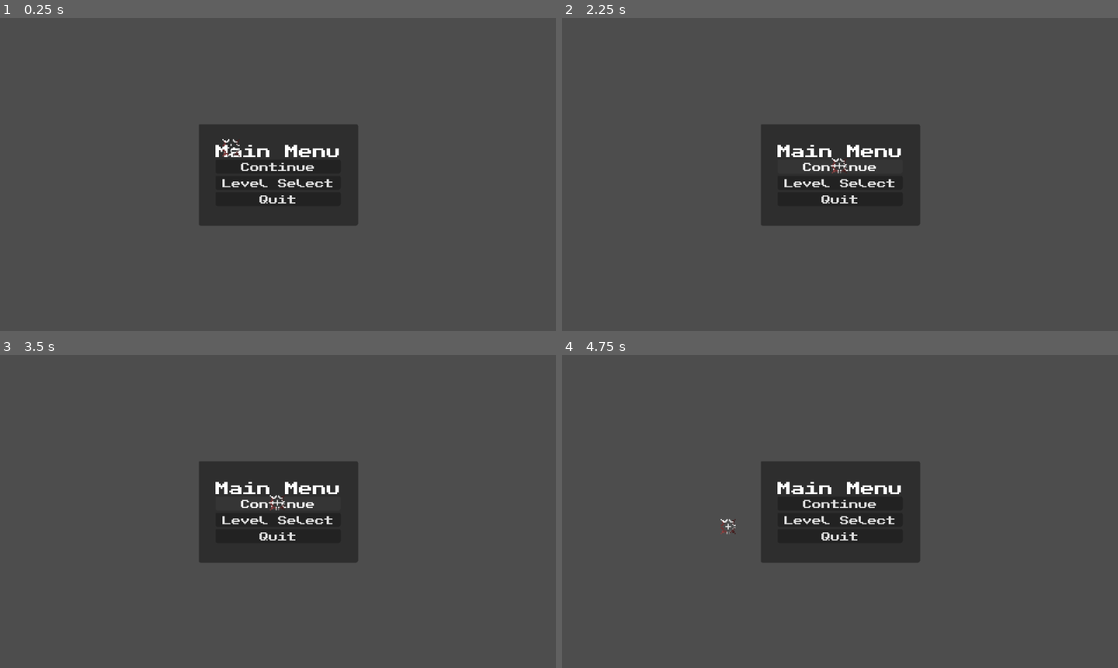
Above: before the commit, frames 1-4 (two rows, left to right).
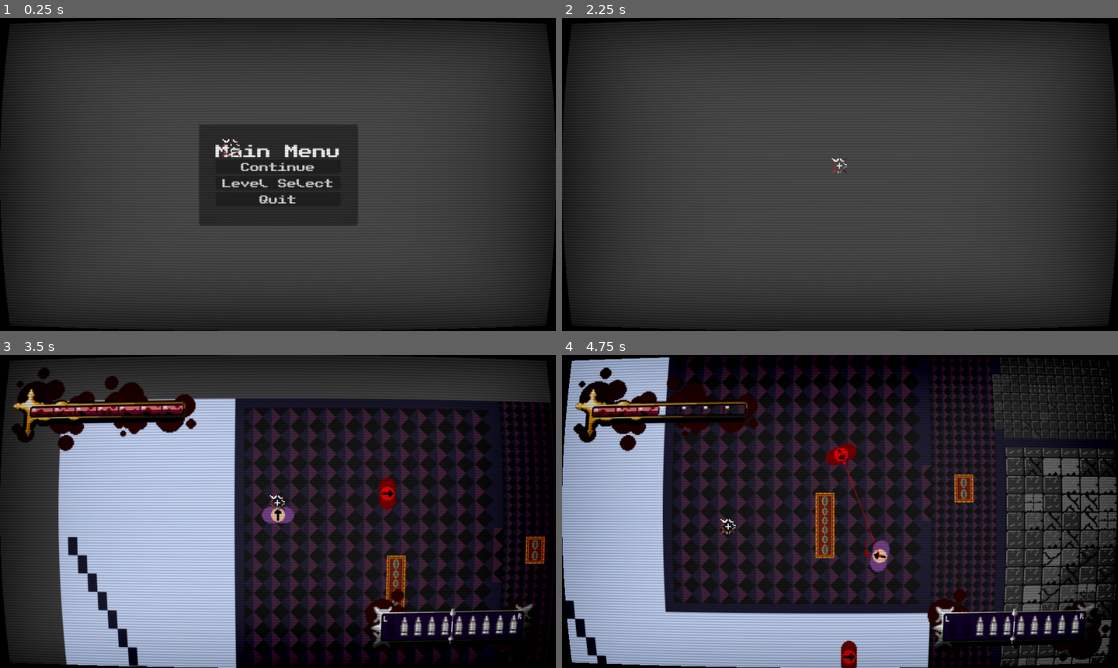
Above: after the commit, the same moments.

Repository: callumrann/gmtk-jam
Game: Godot game, scene res://scenes/main.tscn
The game is run twice, just before and just after one commit, with the same random seed, the same clock (stepped at 60 frames per second) and the same inputs. Sound files missing from this copy of the repository are replaced by a short silence.
Inputs (mouse positions are in pixels of both pictures, inside the frame that each line leads up to):
- Up to frame 1 (0.25 s): no input
- Up to frame 2 (2.25 s): click "Level Select" at 0.5 s; click "Main Menu" at 1.25 s; click "Continue" at 2 s
- Up to frame 3 (3.5 s): click (278, 502) at 2.75 s, where only the run before the commit has a clickable "Continue"
- Up to frame 4 (4.75 s): move the mouse to (962, 495) at 3.52 s; hold D (move_right) 3.53-4.28 s; tap E (interact) at 3.6 s; move the mouse to (728, 527) at 4.27 s; hold S (move_down) from 4.28 s (still down); click (728, 527) at 4.35 s

The runs differ from the first frame. In frame 1, 41% of the frame differs, in the area x 0-100%, y 0-100%; in frame 2, 46%; in frame 3, 93%; in frame 4, 90%.

Commit message:
feat: combine transition into music and sfx players, add bgm fade out option to sfx player

Diff:
--- a/scenes/main.tscn
+++ b/scenes/main.tscn
@@ -57,7 +57,6 @@
 frame_progress = 0.9350693
 
 [node name="CRT" type="CanvasLayer" parent="." unique_id=1584056119]
-visible = false
 
 [node name="MeshInstance2D" type="MeshInstance2D" parent="CRT" unique_id=1115838957]
 material = SubResource("ShaderMaterial_0wfyh")
--- a/scripts/autoloads/audio_manager.gd
+++ b/scripts/autoloads/audio_manager.gd
@@ -5,26 +5,28 @@
 var current_music := ""
 
 const SFX := {
-	"click": preload("res://assets/audio/click.wav"),
-	"damage": preload("res://assets/audio/damage.wav"),
-	"level_win": preload("res://assets/audio/level_win.wav"),
-	"menu_move": preload("res://assets/audio/menu_move.wav"),
-	"menu_select": preload("res://assets/audio/menu_select.wav"),
-	"pause_in": preload("res://assets/audio/pause_in.wav"),
-	"pause_out": preload("res://assets/audio/pause_out.wav"),
+	"click": preload("res://assets/audio/sfx/click.wav"),
+	"damage": preload("res://assets/audio/sfx/damage.wav"),
+	"level_win": preload("res://assets/audio/sfx/level_win.wav"),
+	"menu_move": preload("res://assets/audio/sfx/menu_move.wav"),
+	"menu_select": preload("res://assets/audio/sfx/menu_select.wav"),
+	"pause_in": preload("res://assets/audio/sfx/pause_in.wav"),
+	"pause_out": preload("res://assets/audio/sfx/pause_out.wav"),
+	"transition": preload("res://assets/audio/music/stage_1_music_intro.wav"),
 }
 
 const MUSIC := {
-	"menu_intro": preload("res://assets/audio/menu_music_intro.wav"),
-	"menu_loop": preload("res://assets/audio/menu_music_loop.wav"),
-	"stage_1_intro": preload("res://assets/audio/stage_1_music_intro.wav"),
-	"stage_1_loop": preload("res://assets/audio/stage_1_music_loop.wav"),
+	"menu_intro": preload("res://assets/audio/music/menu_music_intro.wav"),
+	"menu_loop": preload("res://assets/audio/music/menu_music_loop.wav"),
+	"stage_1_intro": preload("res://assets/audio/music/stage_1_music_intro.wav"),
+	"stage_1_loop": preload("res://assets/audio/music/stage_1_music_loop.wav"),
 }
 
 func _ready() -> void:
 	add_child(bgm_player)
 
 	bgm_player.bus = "Music"
+	bgm_player.process_mode = Node.PROCESS_MODE_ALWAYS
 
 	bgm_player.finished.connect(_on_music_finished)
 	play_music("menu_intro", -5)
@@ -46,7 +48,7 @@
 	pass
 	play_sfx("menu_move", -15)
 
-func play_music(track_name: String, volume: float = 0.0) -> void:
+func play_music(track_name: String, volume: float = 0.0, transition: bool = false) -> void:
 	if not MUSIC.has(track_name):
 		push_warning("Unknown music track: " + track_name)
 		return
@@ -60,35 +62,10 @@
 	bgm_player.volume_db = volume
 	bgm_player.play()
 
-func play_transition(track_name: String, volume: float = 0.0) -> void: # menu --> stage 1 transition player to play OVER bgm
-	if not MUSIC.has(track_name):
-		push_warning("Unknown music track: " + track_name)
-		return
+	if transition:
+		await bgm_player.finished
 
-	var trans_player := AudioStreamPlayer.new()
-	add_child(trans_player)
-	trans_player.stream = MUSIC[track_name]
-	trans_player.volume_db = volume
-	trans_player.bus = "Music"
-	trans_player.play()
-
-	trans_player.finished.connect(func():
-		play_music("stage_1_loop", -5)
-		trans_player.queue_free()
-	)
-
-	await get_tree().create_timer(4).timeout
-	stop_music()
-
-func _on_music_finished() -> void:
-	match current_music:
-		"menu_intro":
-			play_music("menu_loop", -5)
-
-func stop_music() -> void:
-	bgm_player.stop()
-
-func play_sfx(sfx_name: String, volume: float = 0.0) -> void:
+func play_sfx(sfx_name: String, volume: float = 0.0, transition: bool = false, fade_bgm: bool = false) -> void:
 	if not SFX.has(sfx_name):
 		push_warning("Unknown SFX: " + sfx_name)
 		return
@@ -98,5 +75,24 @@
 	sfx_player.volume_db = volume
 	sfx_player.bus = "SFX"
 	add_child(sfx_player)
+
+	sfx_player.finished.connect(sfx_player.queue_free)
 	sfx_player.play()
-	sfx_player.finished.connect(sfx_player.queue_free)
+
+	if transition:
+		if fade_bgm:
+			var tween = create_tween()
+			tween.tween_property(bgm_player, "volume_db", -80.0, sfx_player.stream.get_length())
+			tween.set_trans(Tween.TRANS_QUAD)
+			tween.set_ease(Tween.EASE_OUT)
+		await sfx_player.finished
+
+func _on_music_finished() -> void:
+	match current_music:
+		"menu_intro":
+			play_music("menu_loop", -5)
+		"stage_1_intro":
+			play_music("stage_1_loop", -10)
+
+func stop_music() -> void:
+	bgm_player.stop()
--- a/scripts/levels/level_class.gd
+++ b/scripts/levels/level_class.gd
@@ -4,6 +4,7 @@
 
 func _ready() -> void:
 	LevelManager.reset_hud()
+	AudioManager.play_music("stage_1_intro", -10)
 
 func give_player_bullets(count: int) -> void:
 	player.add_bullets(count)
--- a/scripts/levels/levels_loader.gd
+++ b/scripts/levels/levels_loader.gd
@@ -63,7 +63,6 @@
 
 func _on_main_menu_pressed() -> void:
 	get_tree().paused = false
-	AudioManager.play_music("menu_music_intro", -10)
 	SceneManager.show_scene("res://scenes/menus/main_menu.tscn")
 
 '''
--- a/scripts/menus/main_menu.gd
+++ b/scripts/menus/main_menu.gd
@@ -1,12 +1,11 @@
 extends CanvasLayer
 
 func _ready() -> void:
-	pass
-	AudioManager.play_music("menu", -10)
+	AudioManager.play_music("menu_intro", -10)
 
 func _on_continue_pressed() -> void:
-	AudioManager.play_transition("stage_1_intro", -10)
-	await get_tree().create_timer(4).timeout
+	$"Control".visible = false
+	await AudioManager.play_sfx("transition", -10, true, true)
 	SceneManager.show_scene("res://scenes/levels/levels_loader.tscn")
 
 func _on_level_select_pressed() -> void:
Not shown, changed: assets/audio/music/menu_music_intro.wav.import
Not shown, changed: assets/audio/music/menu_music_loop.wav.import
Not shown, changed: assets/audio/music/stage_1_music_intro.wav.import
Not shown, changed: assets/audio/music/stage_1_music_loop.wav.import
Not shown, changed: assets/audio/sfx/click.wav.import
Not shown, changed: assets/audio/sfx/damage.wav.import
Not shown, changed: assets/audio/sfx/level_win.wav.import
Not shown, changed: assets/audio/sfx/menu_move.wav.import
Not shown, changed: assets/audio/sfx/menu_select.wav.import
Not shown, changed: assets/audio/sfx/pause_in.wav.import
Not shown, changed: assets/audio/sfx/pause_out.wav.import
Not shown, added: assets/audio/music/menu_music_intro.wav
(and 10 more such lines)
